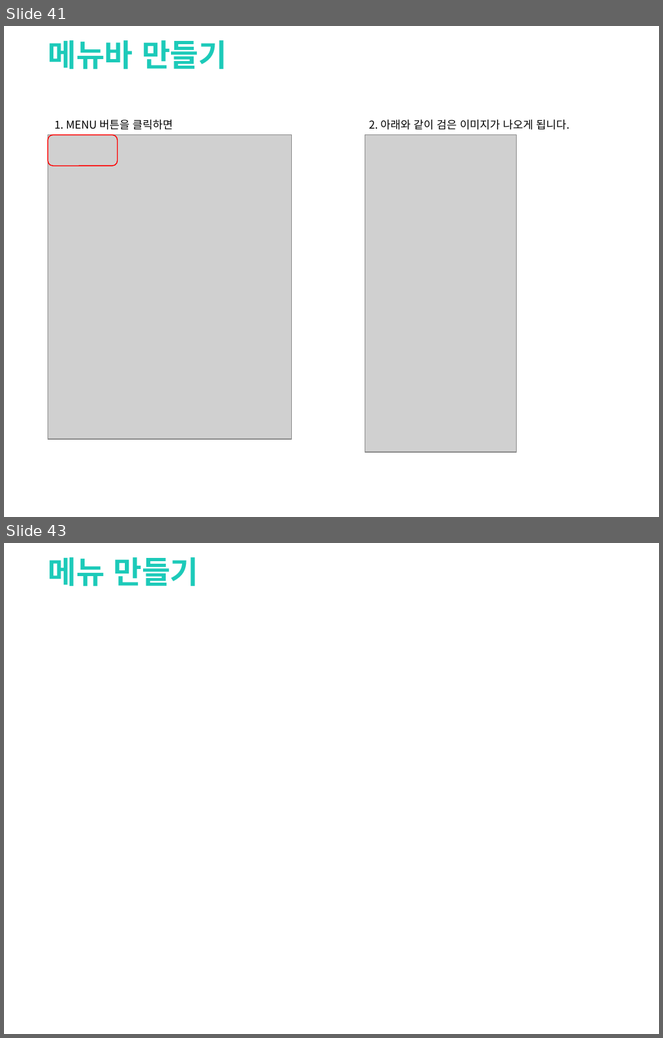
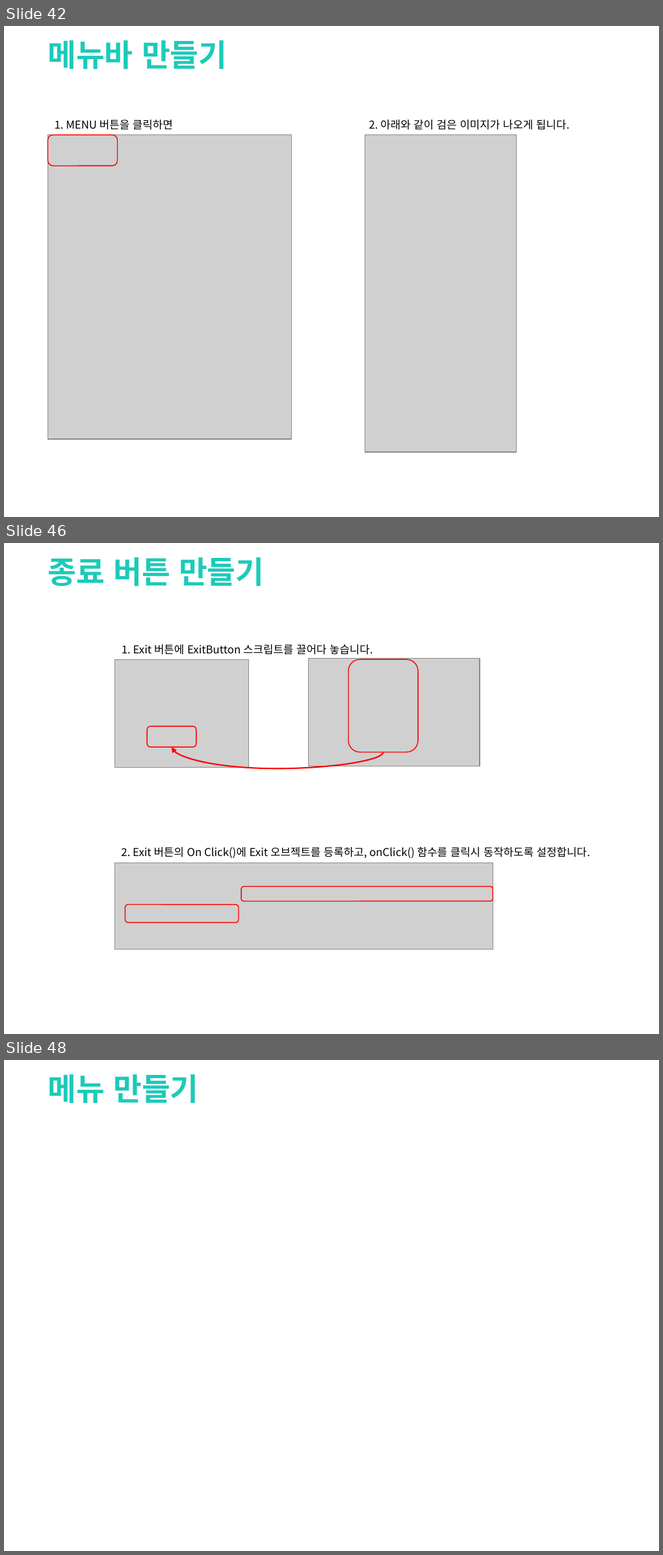
Before and after one commit to clianor/Unity-Final-Project, a slide deck: 기말과제.pptx. Shown one above the other, each under a label of ours: slides 41 and 43 before the commit, slides 42, 46 and 48 after it; the slides between them are not shown. The pictures are 663x1038 and 663x1555 pixels, drawn with LibreOffice and Linux fonts; fonts in the diff are those of the drawing; grey boxes stand for pictures; background and template pictures are left out. Boxes give left, top, right and bottom in pixels: in the first picture for what was removed or moved away, otherwise in the second. Text is boxed around its words. In the diff, an @@ line names an element or a change of style, - is before the commit and + after.

Commit message:
Exit 버튼추가

```diff
--- a/기말과제.pptx
+++ b/기말과제.pptx
@@ slide 46 added at [4,543,659,1034], background picture (left out) @@
@@ text added at [48,557,264,587], 34 pt, text #1CCAB9, bold @@
+종료 버튼 만들기
@@ picture added at [114,659,249,767] @@
@@ text added at [122,644,373,655], 12 pt, text #000000 @@
+1. Exit 버튼에 ExitButton 스크립트를 끌어다 놓습니다.
@@ picture added at [308,658,480,767] @@
@@ rounded rectangle added at [348,659,418,753], outline #FF0000 1 pt @@
@@ rounded rectangle added at [147,726,196,747], outline #FF0000 1 pt @@
@@ curved arrow added from (384, 753) to (172, 747), #FF0000 1.5 pt @@
@@ text added at [121,847,590,858], 12 pt, text #000000 @@
+2. Exit 버튼의 On Click()에 Exit 오브젝트를 등록하고, onClick() 함수를 클릭시 동작하도록 설정합니다.
@@ picture added at [114,863,493,950] @@
@@ rounded rectangle added at [241,887,493,901], outline #FF0000 1 pt @@
@@ rounded rectangle added at [125,904,239,923], outline #FF0000 1 pt @@
@@ what was slide 41 is now slide 42 @@
@@ what was slide 43 is now slide 48 @@
```
Also in this commit, not shown: 4 slides changed, 4 other slides added, 32 other files.
